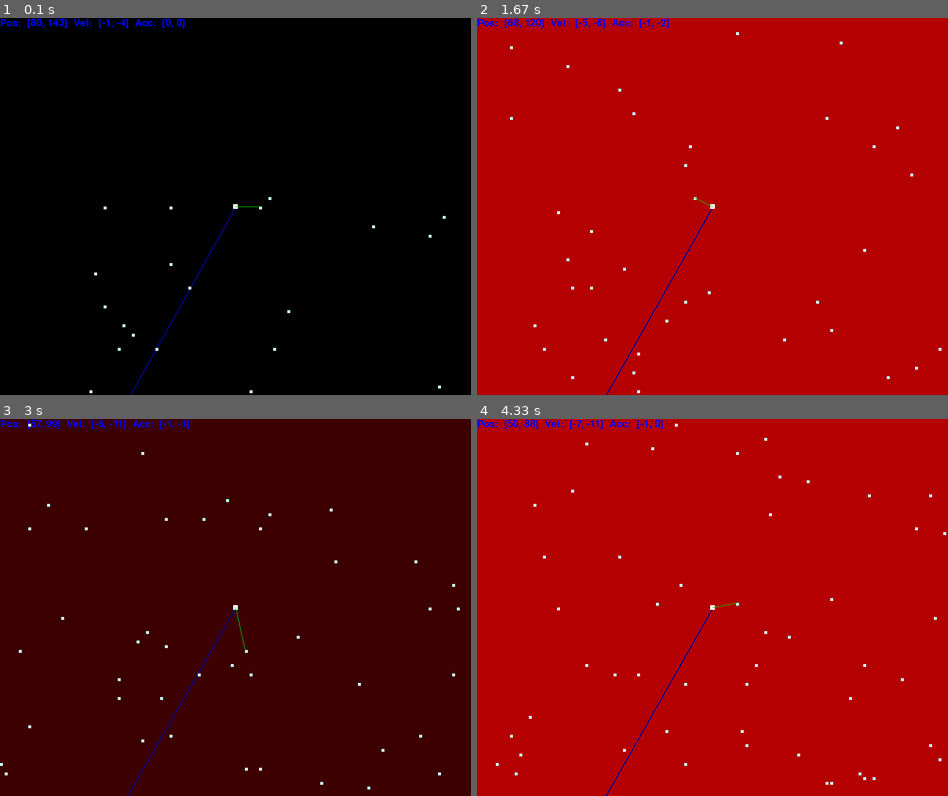
Above: before the commit, frames 1-4 (two rows, left to right).
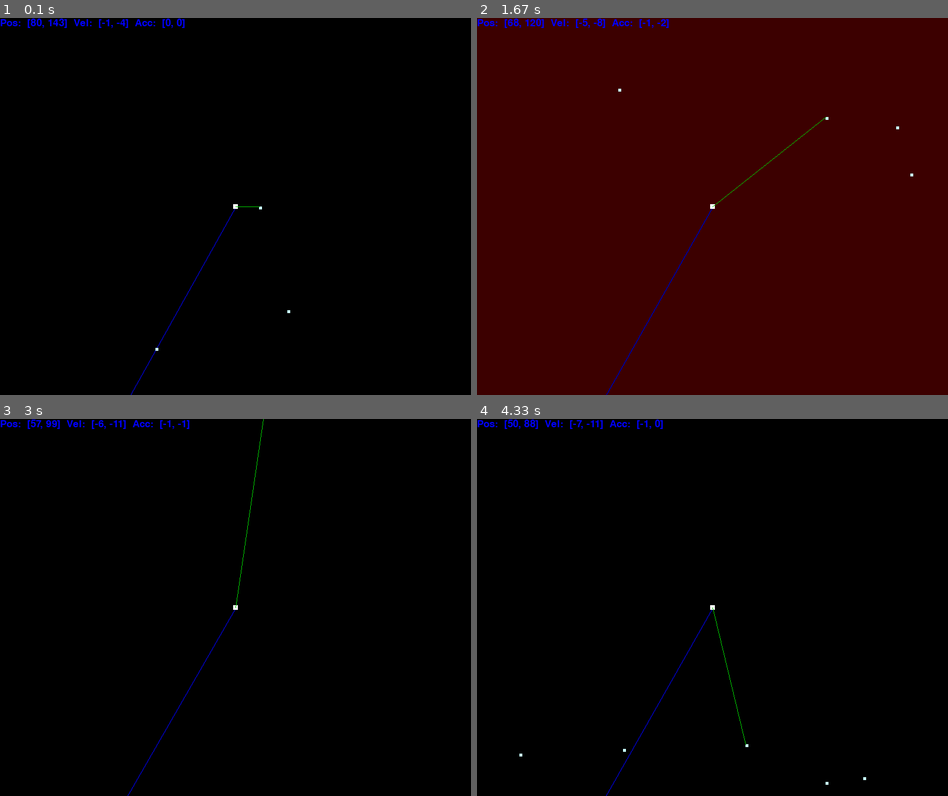
Above: after the commit, the same moments.

Repository: Nevets123808/ShipGame
Game: pygame game, started from Game_pygame.py
Two runs of this game, one before a commit and one after it. Both use one fixed random seed, a clock stepped at 60 frames per second and the inputs below.
Inputs:
- Up to frame 1 (0.1 s): no input
- Up to frame 2 (1.67 s): tap one key every 0.33 s from 0.33 s: Enter 1 4 3
- Up to frame 3 (3 s): tap 6 at 1.67 s; tap 7 at 2 s
- Up to frame 4 (4.33 s): tap 8 at 3.33 s

The runs differ from the first frame. In frame 1, less than 0.1% of the frame differs, in the area x 19-95%, y 47-100%; in frame 2, 100%; in frame 3, 100%; in frame 4, 100%, in the area x 0-100%, y 0-100%.

Commit message:
Update Game_pygame.py

Diff:
--- a/Game_pygame.py
+++ b/Game_pygame.py
@@ -1,6 +1,5 @@
 import math
 import random
-import io
 import numpy as np
 import pygame
 import program
@@ -152,7 +151,7 @@
 def game_loop():
     p1 = Ship("player",0,0,0,0.01, 30,1)
     e = []
-    e_num = 200
+    e_num = 20
     init_ships(p1,e, e_num)
     radius = 100
     circle = pygame.Surface((2*radius,2*radius)).convert_alpha()
